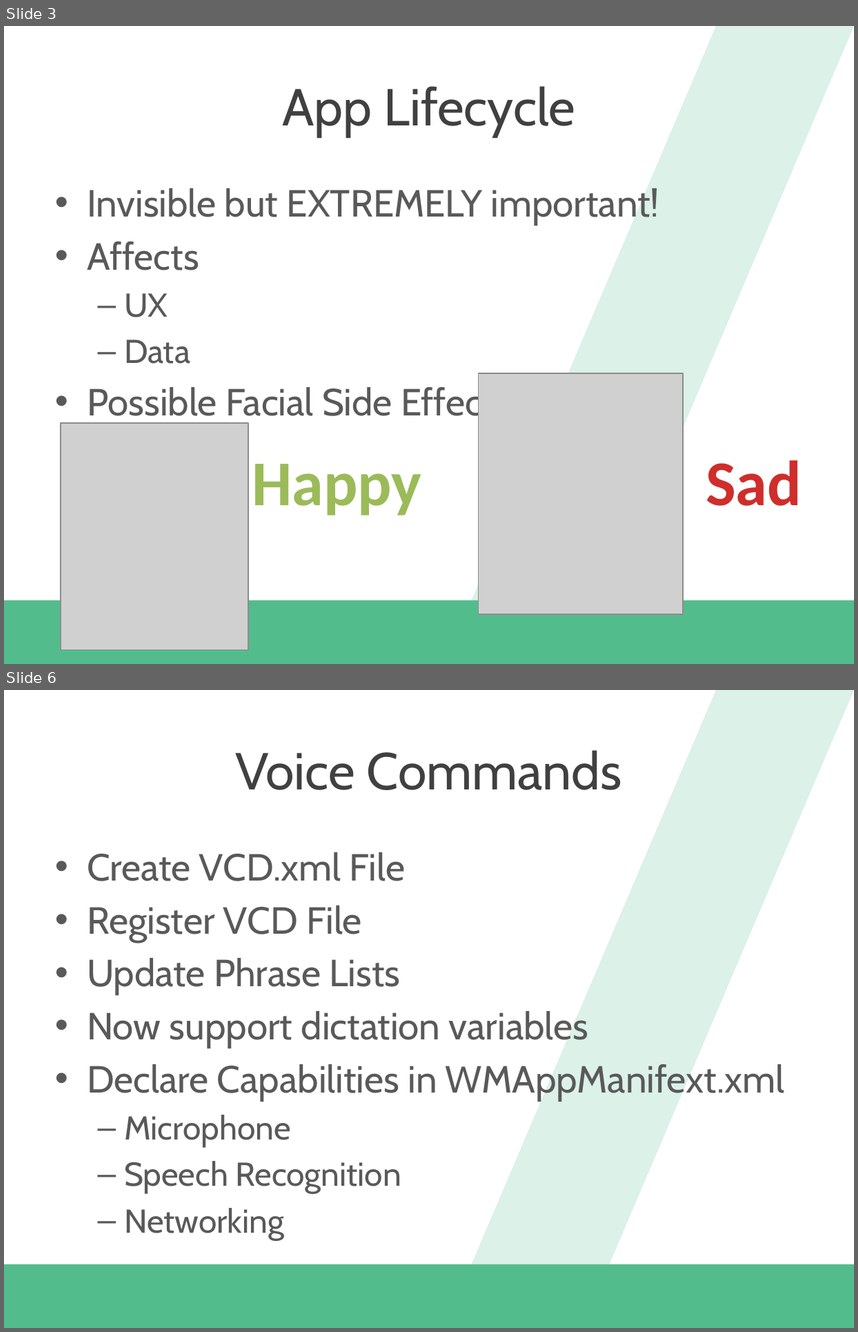
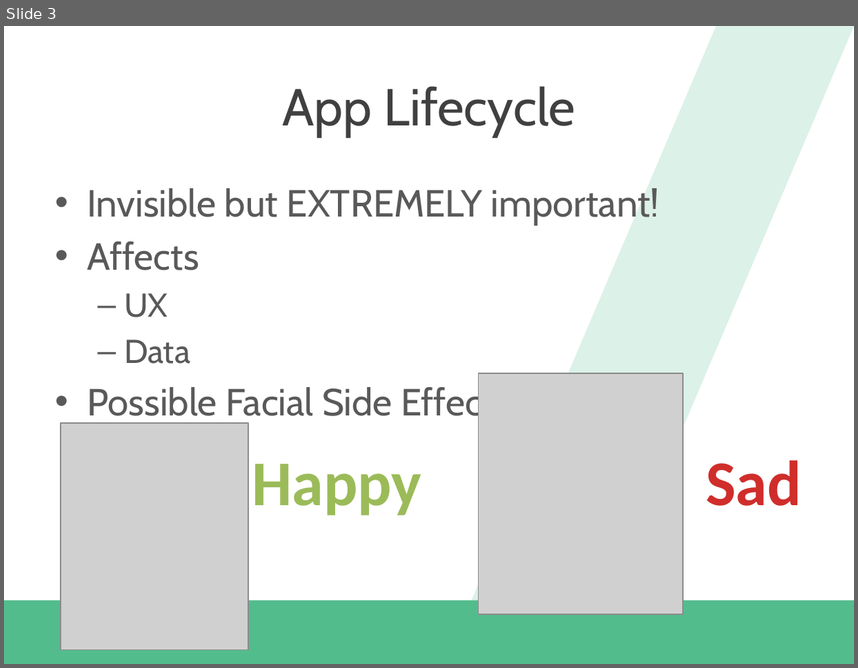
Before and after one commit to dannydwarren/CrawlWalkTalk, a slide deck: App And Page Lifecycle/Creating Great Windows Universal User Experiences.pptx. Shown one above the other, each under a label of ours: slides 3 and 6 before the commit, slide 3 after it; the slides between them are not shown. The pictures are 858x1332 and 858x668 pixels, drawn with LibreOffice and Linux fonts; fonts in the diff are those of the drawing; grey boxes stand for pictures; background and template pictures are left out. Boxes give left, top, right and bottom in pixels: in the first picture for what was removed or moved away, otherwise in the second. Text is boxed around its words. In the diff, an @@ line names an element or a change of style, - is before the commit and + after.

```diff
--- a/App And Page Lifecycle/Creating Great Windows Universal User Experiences.pptx
+++ b/App And Page Lifecycle/Creating Great Windows Universal User Experiences.pptx
@@ slide 6 removed at (4,690,854,1328), background #FFFFFF; not listed: 2 template elements that a slide beside it also shows @@
@@ title removed at (236,750,622,790) @@
-Voice Commands
@@ text removed at (87,852,784,1240) @@
-• Create VCD.xml File
-• Register VCD File
-• Update Phrase Lists
-• Now support dictation variables
-• Declare Capabilities in WMAppManifext.xml
-  – Microphone
-  – Speech Recognition
-  – Networking
```
Also in this commit, not shown: 2 slides changed, 4 other slides removed.
